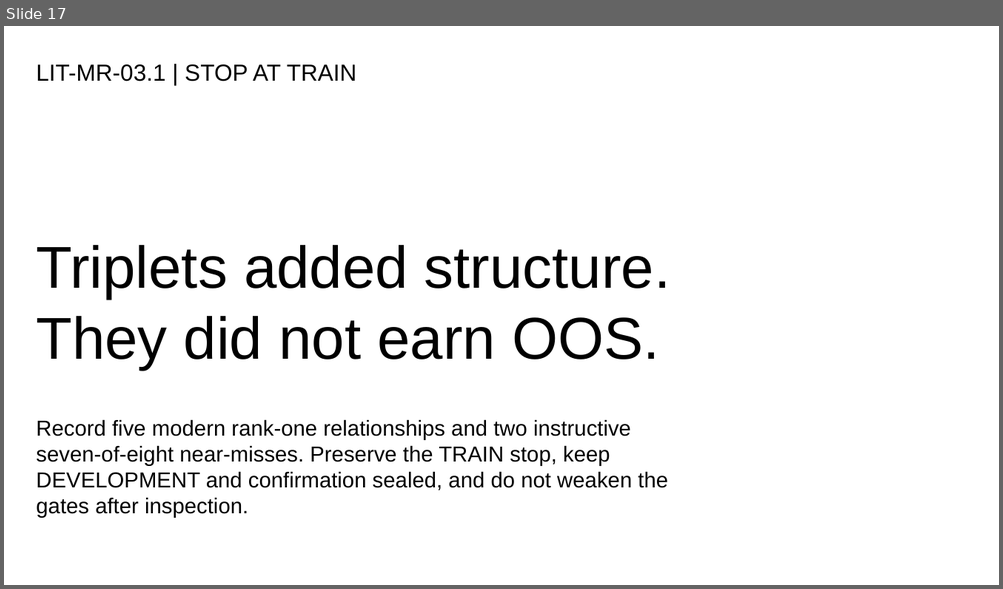
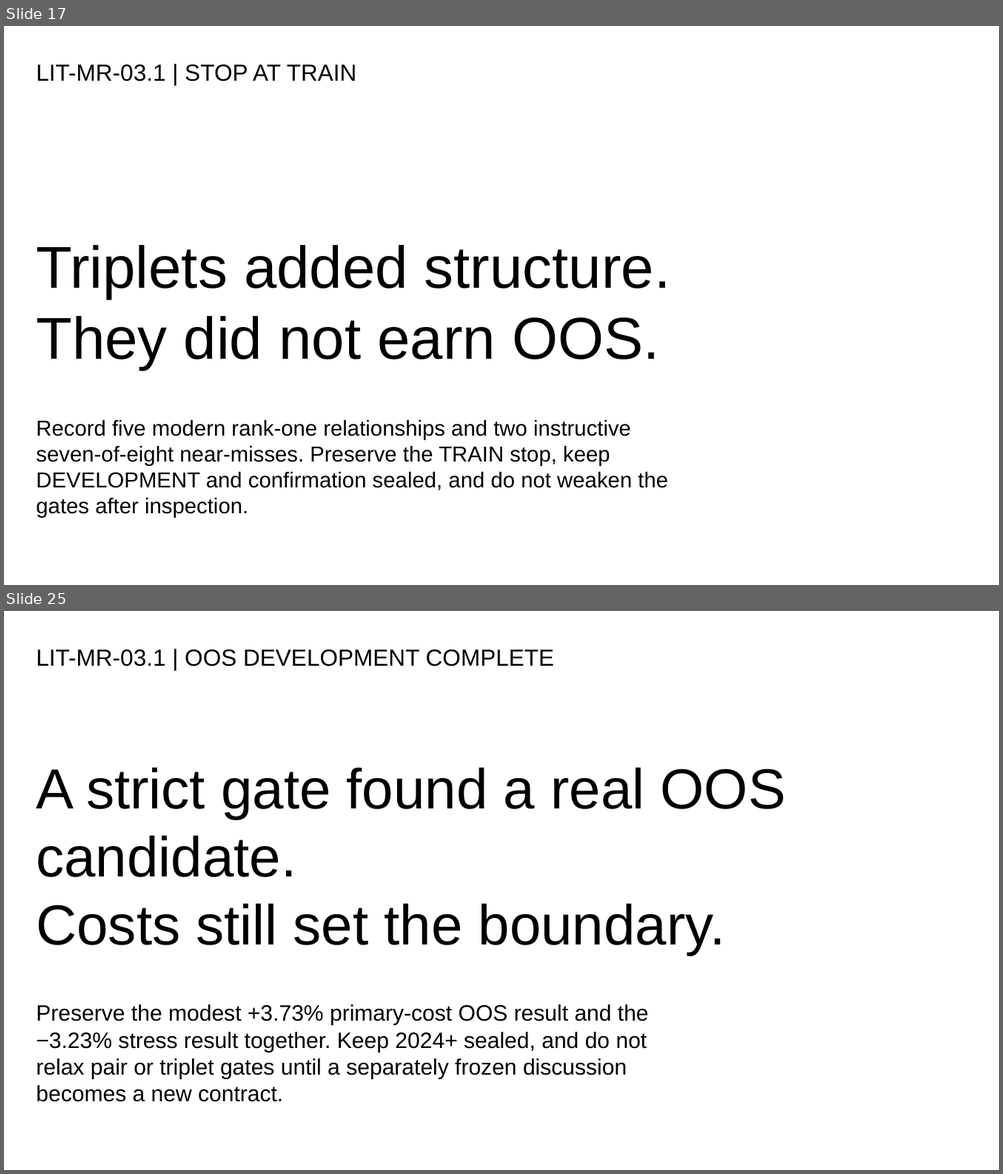
Before and after one commit to Francisc0Franc0/Time-Series-Modeling-Gen5, a slide deck: presentations/gen5_lit_mr_03_1_johansen_triplets_evidence.pptx. Shown one above the other, each under a label of ours: slide 17 before the commit, slides 17 and 25 after it; the slides between them are not shown. The pictures are 1003x589 and 1003x1174 pixels, drawn with LibreOffice and Linux fonts; fonts in the diff are those of the drawing. Boxes give left, top, right and bottom in pixels: in the first picture for what was removed or moved away, otherwise in the second. Text is boxed around its words. In the diff, an @@ line names an element or a change of style, - is before the commit and + after.

Commit message:
Add categorized triplet atlas and OOS replay

```diff
--- a/presentations/gen5_lit_mr_03_1_johansen_triplets_evidence.pptx
+++ b/presentations/gen5_lit_mr_03_1_johansen_triplets_evidence.pptx
@@ slide 25 added at [4,611,999,1170], background #FFFFFF @@
@@ text added at [36,649,554,667], 22.5 pt, text #000000 @@
+LIT-MR-03.1 | OOS DEVELOPMENT COMPLETE
@@ text added at [36,767,785,955], 54.5 pt, text #000000 @@
+A strict gate found a real OOS candidate.
+Costs still set the boundary.
@@ text added at [36,1005,649,1102], 21.5 pt, text #000000 @@
+Preserve the modest +3.73% primary-cost OOS result and the −3.23% stress result together. Keep 2024+ sealed, and do not relax pair or triplet gates until a separately frozen discussion becomes a new contract.
```
Also in this commit, not shown: 7 other slides added, 11 other files.
